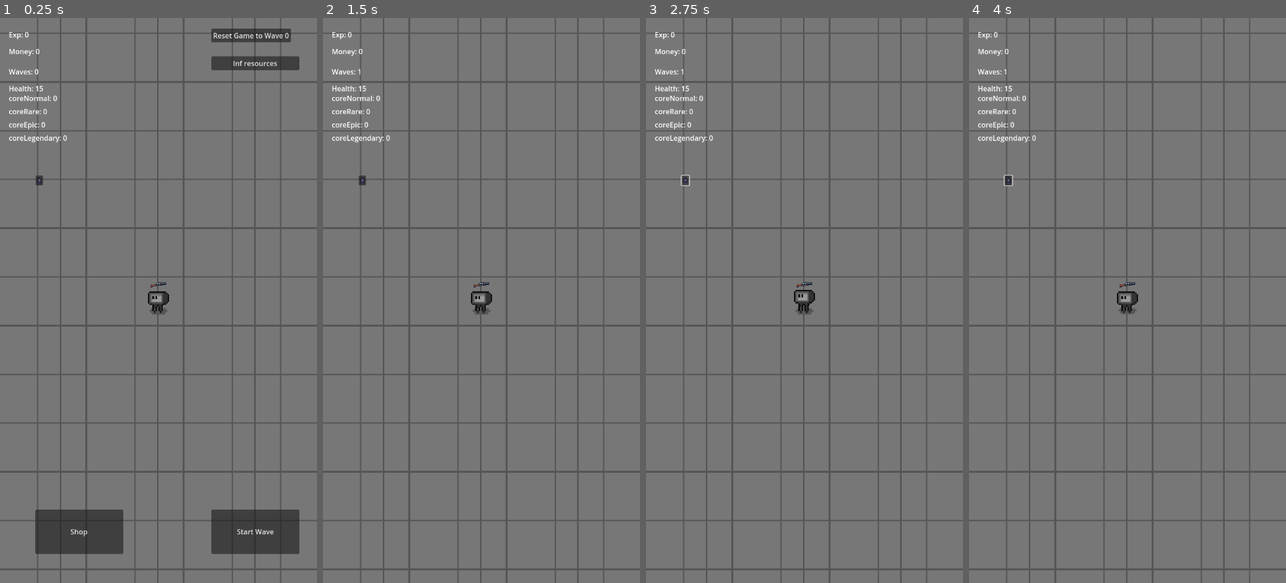
Above: before the commit, frames 1-4 (left to right).
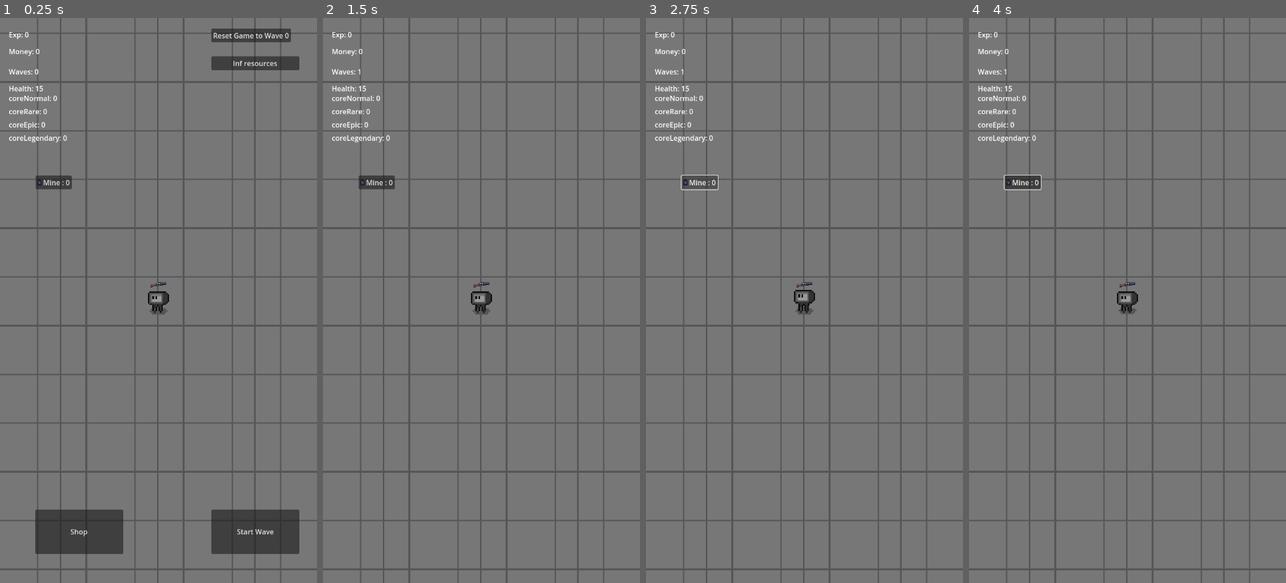
Above: after the commit, the same moments.

Repository: Davideee03/MobileComputing
Game: Godot game, scene res://Scenes/Towns/Town.tscn
The game is run twice, just before and just after one commit, with the same random seed, the same clock (stepped at 60 frames per second) and the same inputs. Sound files missing from this copy of the repository are replaced by a short silence.
Inputs (mouse positions are in pixels of both pictures, inside the frame that each line leads up to; where the layout moved, square brackets give the same spot in the first picture):
- Up to frame 1 (0.25 s): no input
- Up to frame 2 (1.5 s): click (376, 181) [361, 181] at 0.5 s; click "Start Wave" at 1.25 s
- Up to frame 3 (2.75 s): click (699, 181) [684, 181] at 2 s
- Up to frame 4 (4 s): click (1022, 181) [1007, 181] at 2.75 s; move the mouse to (1197, 272) at 3.52 s; tap A (a) at 3.6 s; click (1197, 272) at 3.67 s

The runs differ from the first frame. In frame 1, 0.2% of the frame differs, in the area x 11-23%, y 27-31%; in frame 2, 0.2%; in frame 3, 0.2%; in frame 4, 0.3%, in the area x 10-23%, y 27-31%.

Commit message:
Work in Progress on Mine

Diff:
--- a/Scenes/Explosives/Mine.tscn
+++ b/Scenes/Explosives/Mine.tscn
@@ -21,6 +21,8 @@
 shape = SubResource("RectangleShape2D_le4kn")
 
 [node name="DamageArea" type="Area2D" parent="."]
+collision_layer = 0
+collision_mask = 4
 
 [node name="ShapeDamage" type="CollisionShape2D" parent="DamageArea"]
 shape = SubResource("CircleShape2D_7c1ye")
--- a/Scenes/Towns/Town.tscn
+++ b/Scenes/Towns/Town.tscn
@@ -273,7 +273,7 @@
 offset_bottom = 283.0
 text = "CoreLegendary: 0"
 
-[node name="Explosives" type="Control" parent="Player/UI"]
+[node name="Explosives" type="Control" parent="Player/UI/UI"]
 layout_mode = 3
 anchors_preset = 0
 offset_left = 80.6783
@@ -283,10 +283,11 @@
 script = ExtResource("6_jdtkt")
 mine = ExtResource("7_iuk4v")
 
-[node name="Mine" type="Button" parent="Player/UI/Explosives"]
+[node name="Mine" type="Button" parent="Player/UI/UI/Explosives"]
 layout_mode = 0
 offset_right = 17.0
 offset_bottom = 22.0
+text = "Mine : 0"
 icon = ExtResource("5_xkbsr")
 
 [node name="Computer" type="Node2D" parent="." groups=["Computer"]]
@@ -346,4 +347,4 @@
 [connection signal="button_down" from="Player/UI/UI/Buttons/ResetGame" to="Player/UI/UI" method="_on_reset_game_button_down"]
 [connection signal="button_down" from="Player/UI/UI/Buttons/Cheats" to="Player/UI/UI" method="_on_cheats_button_down"]
 [connection signal="button_down" from="Player/UI/UI/Shop/ShopBack" to="Player/UI/UI" method="_on_shop_back_button_down"]
-[connection signal="button_down" from="Player/UI/Explosives/Mine" to="Player/UI/Explosives" method="_on_mine_button_down"]
+[connection signal="button_down" from="Player/UI/UI/Explosives/Mine" to="Player/UI/UI/Explosives" method="_on_mine_button_down"]
--- a/Scenes/UI/Shop.tscn
+++ b/Scenes/UI/Shop.tscn
@@ -5,7 +5,7 @@
 [ext_resource type="Script" path="res://Scripts/Weapons/ShotGun.gd" id="3_p4bx3"]
 [ext_resource type="Script" path="res://Scripts/Weapons/MachineGun.gd" id="4_vcum0"]
 [ext_resource type="Script" path="res://Scripts/Weapons/AssaultRifle.gd" id="5_slk5c"]
-[ext_resource type="Script" path="res://Scripts/UI/ExplosivesButton.gd" id="6_0xdhb"]
+[ext_resource type="Script" path="res://Scripts/UI/ExplosivesShop.gd" id="6_ouukq"]
 
 [sub_resource type="Resource" id="Resource_sslcc"]
 script = ExtResource("2_faleo")
@@ -60,6 +60,7 @@
 [node name="Explosives" type="ScrollContainer" parent="."]
 visible = false
 layout_mode = 2
+script = ExtResource("6_ouukq")
 metadata/_tab_index = 1
 
 [node name="VBoxContainer" type="VBoxContainer" parent="Explosives"]
@@ -69,7 +70,6 @@
 [node name="Mine" type="Button" parent="Explosives/VBoxContainer"]
 layout_mode = 2
 text = "Mine"
-script = ExtResource("6_0xdhb")
 
 [node name="Upgrades" type="ScrollContainer" parent="."]
 visible = false
@@ -90,4 +90,4 @@
 [connection signal="button_down" from="Weapons/VBoxContainer/ShotGunShopButton" to="Weapons/VBoxContainer/ShotGunShopButton" method="_on_button_down"]
 [connection signal="button_down" from="Weapons/VBoxContainer/MachineGunShopButton" to="Weapons/VBoxContainer/MachineGunShopButton" method="_on_button_down"]
 [connection signal="button_down" from="Weapons/VBoxContainer/AssaultRifleShopButton" to="Weapons/VBoxContainer/AssaultRifleShopButton" method="_on_button_down"]
-[connection signal="button_down" from="Explosives/VBoxContainer/Mine" to="Explosives/VBoxContainer/Mine" method="_on_button_down"]
+[connection signal="pressed" from="Explosives/VBoxContainer/Mine" to="Explosives" method="_on_mine_pressed"]
--- a/Scripts/Explosives/Mine.gd
+++ b/Scripts/Explosives/Mine.gd
@@ -1,6 +1,6 @@
 extends Explosives
 
-var damage : float = 5.0
+var damage : float = 5000000000
 var time : float = 0.1
 
 # Called when the node enters the scene tree for the first time.
@@ -15,14 +15,21 @@
 # Check if enemies have entered the area
 func _on_detector_area_entered(area):
 	await get_tree().create_timer(time).timeout
-	area.take_damage(damage)
-	print("Danno")
+	damage_area()
+
+func damage_area() -> void:
+	var DamageArea = get_child(1)
+	var overlapping_areas = DamageArea.get_overlapping_areas()
+	print(overlapping_areas)
+	for area in overlapping_areas:
+		area.take_damage(damage)
+		print("Danno")
 	queue_free()
 
-func _on_button_down() -> void:
-	var player = get_node("Player")
-	print("Ok")
-	print(player.global_position)
-	var explosive = mine.instantiate()
-	add_child(explosive)
-	explosive.global_position = player.global_position
+#func _on_button_down() -> void:
+	#var player = get_node("Player")
+	#print("Ok")
+	#print(player.global_position)
+	#var explosive = mine.instantiate()
+	#add_child(explosive)
+	#explosive.global_position = player.global_position
--- a/Scripts/UI/ExplosivesButton.gd
+++ b/Scripts/UI/ExplosivesButton.gd
@@ -2,6 +2,9 @@
 extends Control
 
 @export var mine: PackedScene
+var mine_count : float = 0
+var mine_button : Button
+var player : CharacterBody2D
 
 # Called when the node enters the scene tree for the first time.
 func _ready() -> void:
@@ -11,8 +14,9 @@
 func _process(delta: float) -> void:
 	pass
 
+
 func _on_mine_button_down() -> void:
-	var player = get_parent().get_parent()
+	player = get_parent().get_parent().get_parent()
 	await get_tree().create_timer(2).timeout
 	var explosive = mine.instantiate()
 	get_tree().root.add_child(explosive)
--- /dev/null
+++ b/Scripts/UI/ExplosivesShop.gd
@@ -0,0 +1,11 @@
+extends ScrollContainer
+
+var mine_count : float = 0
+
+
+func _ready():
+	pass
+
+
+func _on_mine_pressed() -> void:
+	mine_count += 1
--- a/Scripts/UI/shop.gd
+++ /dev/null
@@ -1,10 +0,0 @@
-extends TabContainer
-
-
-func _ready():
-	# for future reference we can also anchor the shop to the screen (this is harder I think)
-	# getting the display size of the mobile
-	var screen_size = get_viewport_rect().size
-	# setting the minimum size of the shop to 80% of the screen
-	# for future implementation we can also create a function and make some staples for like tablet or other idk
-	custom_minimum_size = screen_size * 0.8
